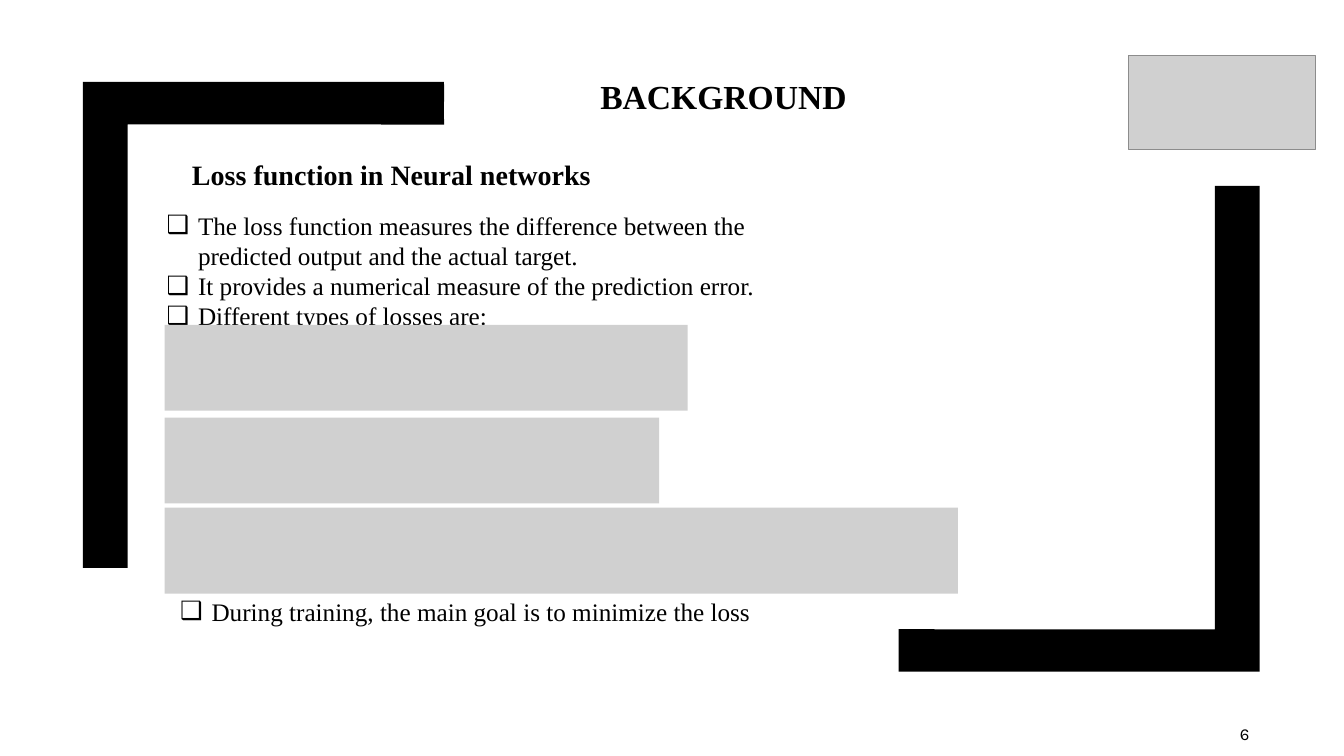
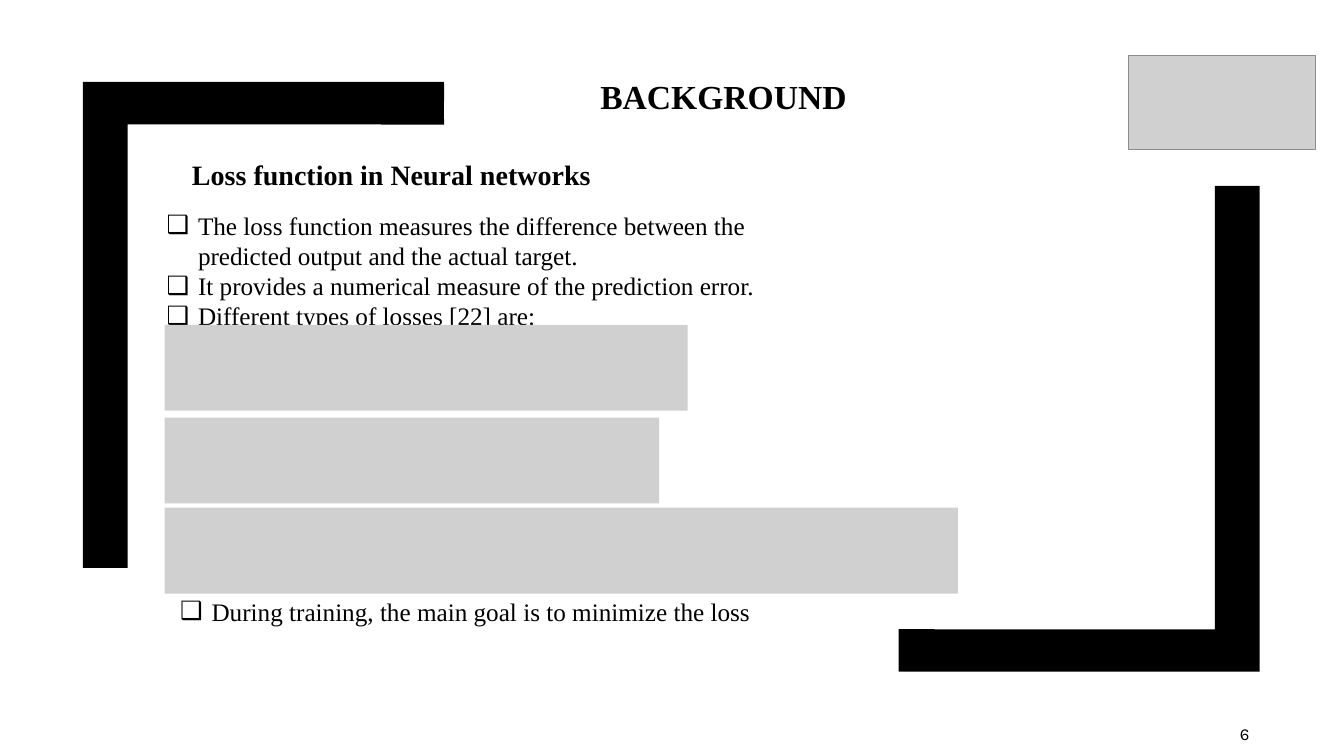
Before and after one commit to Umairnu/Research-Thesis-MS, a slide deck: slide 6 of Proposal and ppt/Tanhexp [Autosaved].pptx. Drawn at 1344x756 pixels with LibreOffice and Linux fonts; fonts in the diff are those of the drawing; grey boxes stand for pictures. Boxes give left, top, right and bottom in pixels: in the first picture for what was removed or moved away, otherwise in the second. Text is boxed around its words. In the diff, an @@ line names an element or a change of style, - is before the commit and + after.

```diff
--- a/Proposal and ppt/Tanhexp [Autosaved].pptx
+++ b/Proposal and ppt/Tanhexp [Autosaved].pptx
@@ text at [198,307,535,331]: text changed @@
-❑ Different types of losses are:
+❑ Different types of losses [22] are:
```
Also in this commit, not shown: 14 other slides changed, 12 slides added, 8 slides removed, 3 other files.
